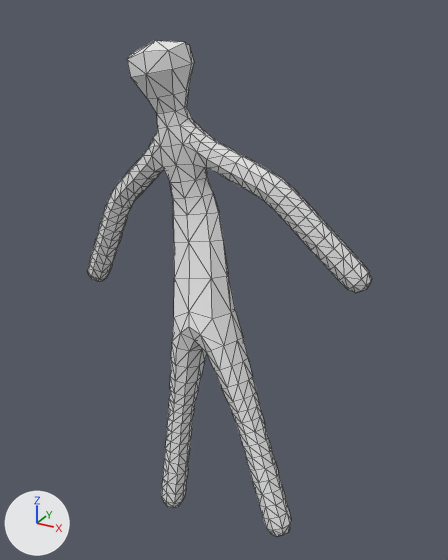
Renders of the glTF model models/person/model.glb from each side of a commit.
The view is the same before and after, from a 50 mm lens placed at (0.973, -1.652, 1.697), pointed at (0.054, 0.02, 0.861). The lights are fixed; the arrows at lower left show +X, +Y and +Z. Mesh edges are drawn as thin lines. Vertices at the same position are counted once.
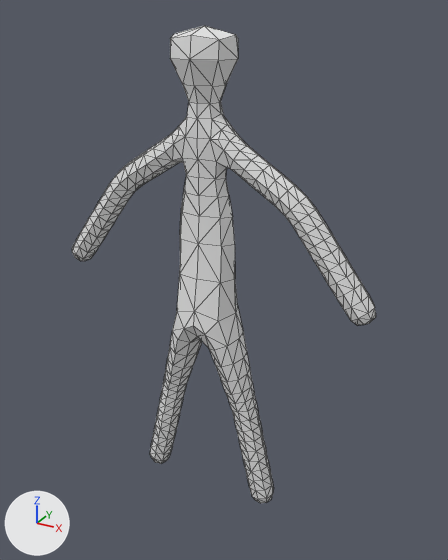
What the commit changed:
me_cube_002 is used by ob_mesh_001; location (0.16, -0.173, 0.019); rotation (-0.192, -0.233, -0.0701), in degrees (-11, -13, -4).
me_cube_002 had 648 vertices, 1292 faces and spanned x -0.59..0.56, y -0.22..0.14, z 0.01..1.63.
me_cube_002 now has 648 vertices, 1292 faces and spans x -0.58..0.58, y -0.09..0.09, z 0.01..1.65.
me_cube_002 part 1: 344 of the vertices in x -0.59..0.56, y -0.22..0.14, z 0.82..1.63 are multiplied about their middle by the matrix ((0.998, 0.044, -0.038), (-0.031, 0.957, 0.29), (0.049, -0.288, 0.956)), then moved by (-0.01, 0.03, 0.01).
me_cube_002 part 2: 39 of the faces centred in x -0.25..0.25, y -0.09..0.08, z 0.01..0.74 are now shaded smooth.
me_cube_002 part 3: 102 of the faces centred in x -0.24..0.25, y -0.17..0.07, z 0.02..1.6 are now shaded flat.
Object 'mesh.001' (ob_mesh_001) turns from (-11, -13, -4) to (0, 0, 0) degrees about x, y and z.
Object 'mesh.001' (ob_mesh_001) moves from (0.16, -0.173, 0.019) to (0.0, 0.0, 0.0).

Location of each change, (x1, y1, x2, y2) in pixels of the pictures (448 x 560 px; the box of a moved part takes in the faces that stretch with it):
'mesh.001', reshaped, shading changed, moved, turned: before (87, 40, 372, 536); after (72, 26, 376, 503)
part 1 of me_cube_002, moved or reshaped: before (87, 40, 372, 293); after (72, 26, 376, 326)
part 2 of me_cube_002, shading changed: before (162, 313, 287, 519); after (151, 312, 271, 491)
part 3 of me_cube_002, shading changed: before (162, 212, 286, 534); after (151, 209, 271, 502)
